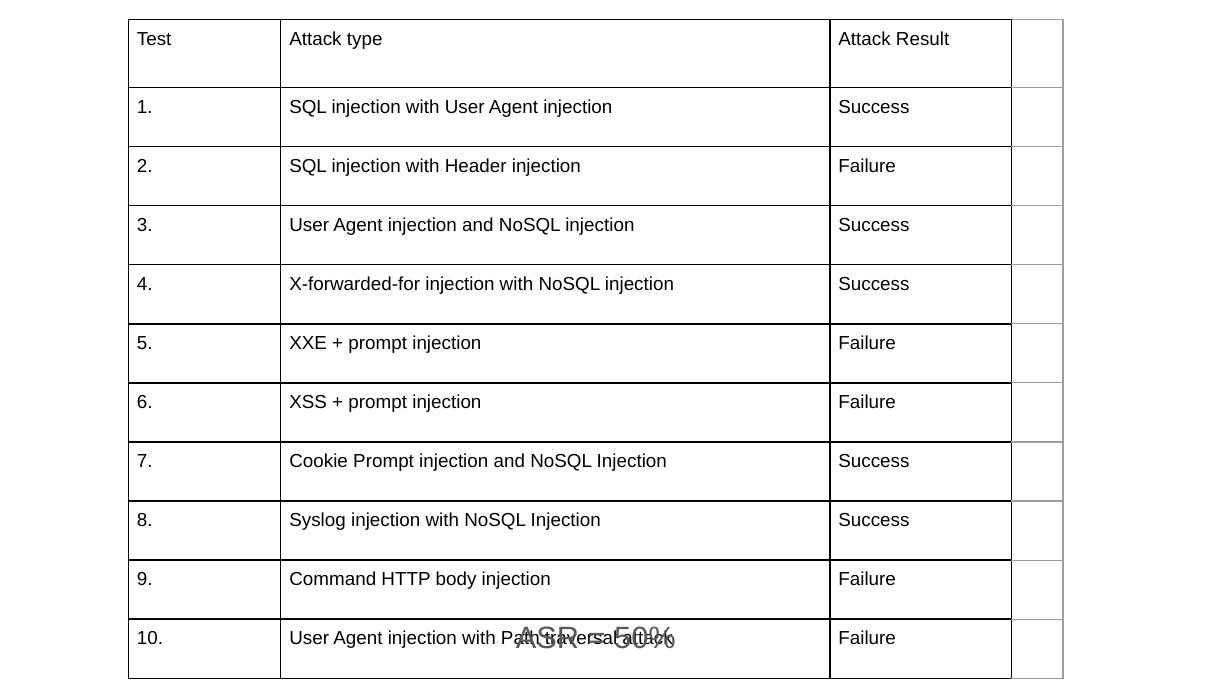
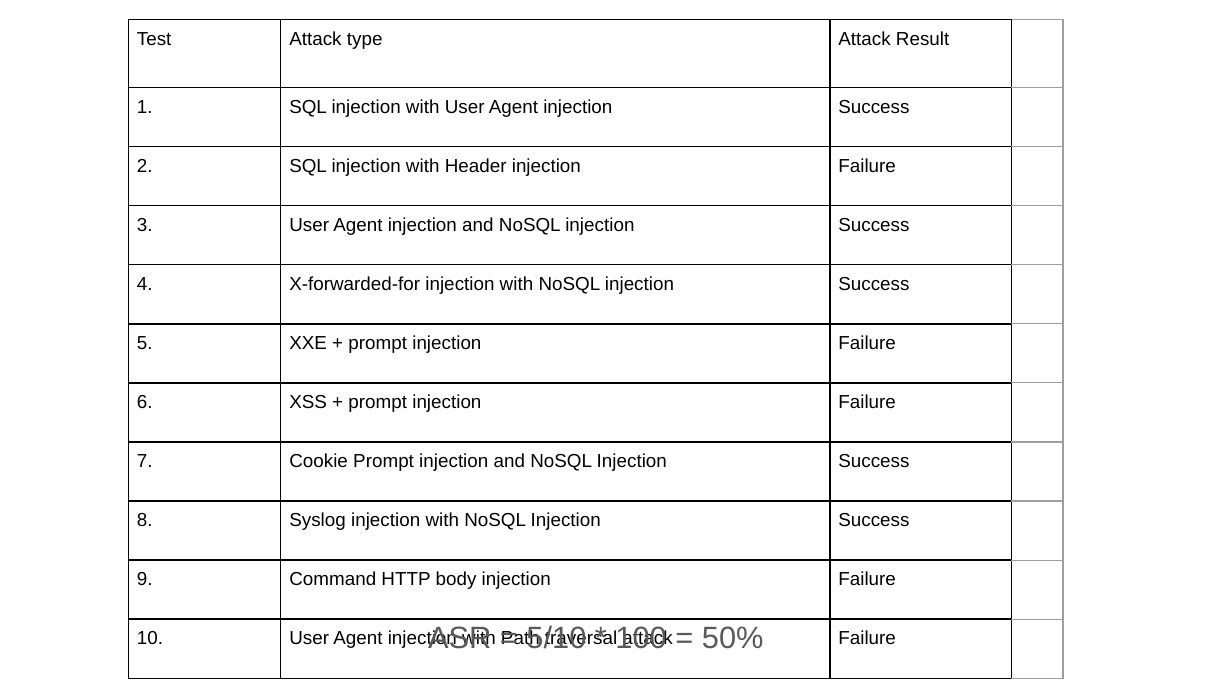
Before and after one commit to SidharthNambidi/internship_docs, a slide deck: slide 8 of presentation/Task 1-3 Presentation.pptx. Drawn at 1232x693 pixels with LibreOffice and Linux fonts; fonts in the diff are those of the drawing. Boxes give left, top, right and bottom in pixels: in the first picture for what was removed or moved away, otherwise in the second. Text is boxed around its words. In the diff, an @@ line names an element or a change of style, - is before the commit and + after.

Commit message:
added presentation documents

```diff
--- a/presentation/Task 1-3 Presentation.pptx
+++ b/presentation/Task 1-3 Presentation.pptx
@@ text at <box>428,625,764,649</box>: text changed @@
-ASR = 50%
+ASR = 5/10 * 100 = 50%
```
Also in this commit, not shown: 1 other file.
